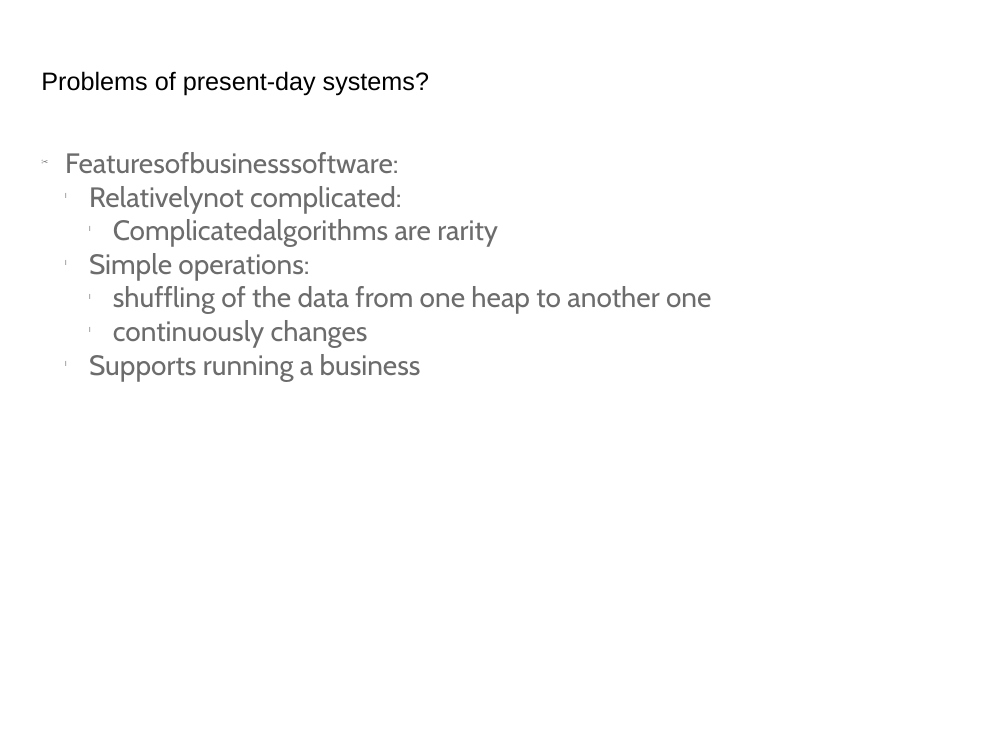
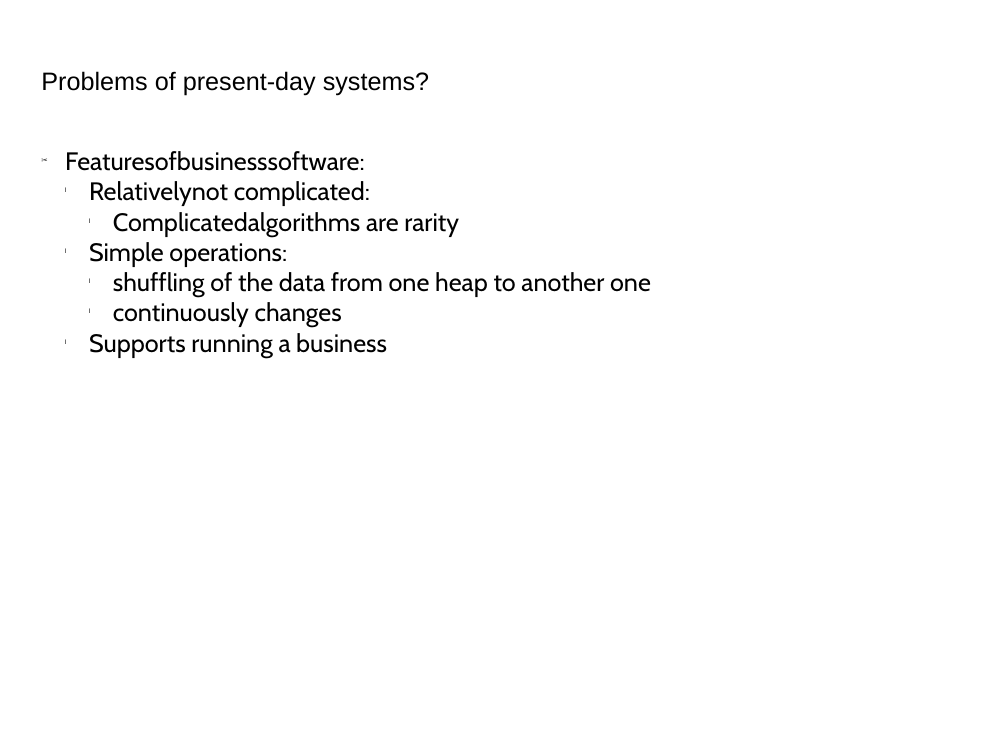
Before and after one commit to zrezur/MyPresentations, a slide deck: slide 3 of Domain driven design_1_en.pptx. Drawn at 1008x756 pixels with LibreOffice and Linux fonts; fonts in the diff are those of the drawing; background and template pictures are left out. Boxes give left, top, right and bottom in pixels: in the first picture for what was removed or moved away, otherwise in the second. Text is boxed around its words. In the diff, an @@ line names an element or a change of style, - is before the commit and + after.

```diff
--- a/Domain driven design_1_en.pptx
+++ b/Domain driven design_1_en.pptx
@@ text "Featuresofbusinesssoftware:" at (65, 151, 651, 358): size 20 to 18 pt, text colour #6C6C6C to #000000 @@
```
Also in this commit, not shown: 5 other slides changed, 1 other file.
